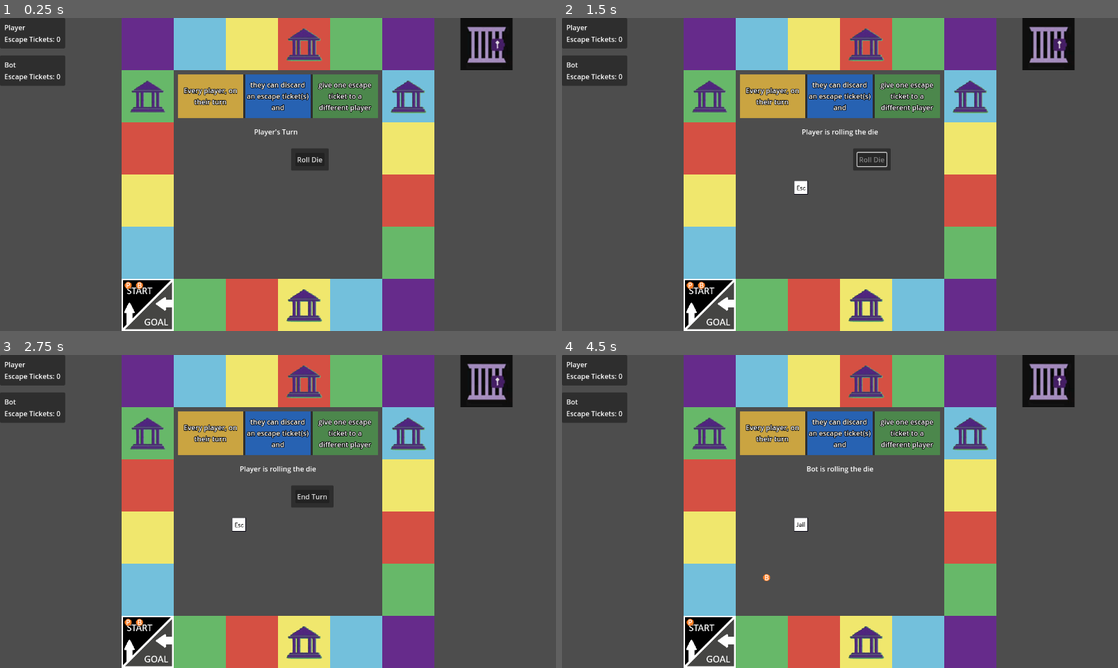
Above: before the commit, frames 1-4 (two rows, left to right).
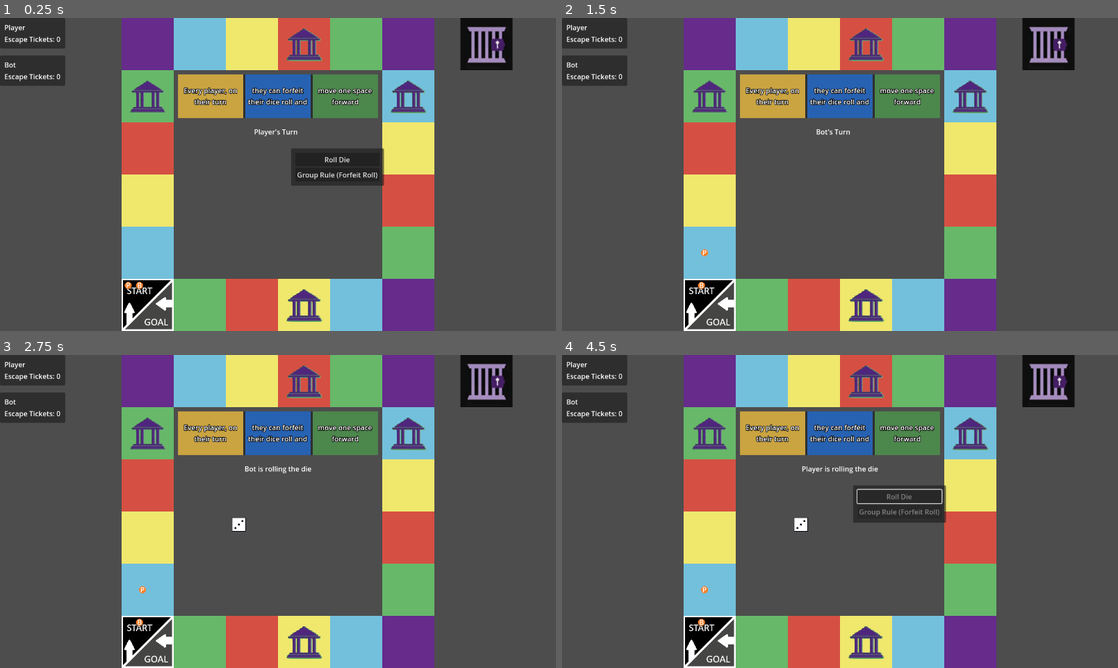
Above: after the commit, the same moments.

Repository: tjfeldman/RulesRace
Game: Godot game, scene res://rules_race_board.tscn
The game is run twice, just before and just after one commit, with the same random seed, the same clock (stepped at 60 frames per second) and the same inputs.
Inputs (mouse positions are in pixels of both pictures, inside the frame that each line leads up to):
- Up to frame 1 (0.25 s): no input
- Up to frame 2 (1.5 s): click (901, 174) at 0.5 s, where only the run after the commit has a clickable "Group Rule (Forfeit Roll)"; click (873, 158) at 1.25 s, where only the run before the commit has a clickable "Roll Die"
- Up to frame 3 (2.75 s): move the mouse to (400, 495) at 2.02 s; click (400, 495) at 2.17 s
- Up to frame 4 (4.5 s): click (873, 495) at 2.75 s, where only the run before the commit has a clickable "End Turn"; click (901, 495) at 3.5 s, where only the run after the commit has a clickable "Roll Die"; tap Enter at 4.25 s; move the mouse to (728, 527) at 4.27 s; click (728, 527) at 4.42 s

The runs differ from the first frame. In frame 1, 2.8% of the frame differs, in the area x 44-70%, y 20-54%; in frame 2, 2.0%; in frame 3, 2.0%; in frame 4, 3.4%, in the area x 22-70%, y 20-87%.

Commit message:
Added GroupAction for forfeiting roll for effect. Update actions after turnState is updated. When turnState is EndTurn, the player has no other options except EndTurn. Cleaned up Main.gd check for landing on office space.
Signed-off-by: Tyler Feldman <tyler.feldman148@gmail.com>

Diff:
--- a/scripts/ActionManager.gd
+++ b/scripts/ActionManager.gd
@@ -30,6 +30,7 @@
 	Events.start_turn.connect(_next_turn);
 	Events.player_moved.connect(_player_moved);
 	Events.gain_die_roll.connect(_gain_die);
+	Events.forfeit_die_roll.connect(_forfeit_die);
 	Events.group_rule_finished.connect(_show_actions);
 	Events.update_group_action.connect(_update_group_action);
 
@@ -134,19 +135,24 @@
 	if _currentTurnState == TurnState.OVER:
 		return;
 
-	_show_actions();
 	if _currentDieToRoll == Dice.Type.NONE:
 		_currentTurnState = TurnState.END;
 	else:
 		_currentTurnState = TurnState.CAN_ROLL;
+	_show_actions();
+
+func _forfeit_die():
+	_currentDieToRoll = Dice.Type.NONE;
+	_currentTurnState = TurnState.END;
 
 func _show_actions():
 	_enable_all_actions();
-	escape.visible = _player_can_escape_jail();
-	dice.visible = _currentDieToRoll == Dice.Type.NORMAL;
-	special.visible = _currentDieToRoll == Dice.Type.SPECIAL;
-	group.visible = _currentGroupAction.isValid() and _currentGroupAction.canPay(PlayerManager.getCurrentTurnPlayer());
-	end.visible = _currentDieToRoll == Dice.Type.NONE;
+	var endOfTurn = _currentTurnState == TurnState.END;
+	escape.visible = _player_can_escape_jail() and not endOfTurn;
+	dice.visible = _currentDieToRoll == Dice.Type.NORMAL and not endOfTurn;
+	special.visible = _currentDieToRoll == Dice.Type.SPECIAL and not endOfTurn;
+	group.visible = _currentGroupAction.isValid() and _currentGroupAction.canPay(PlayerManager.getCurrentTurnPlayer()) and not endOfTurn;
+	end.visible = endOfTurn;
 
 func _update_group_action(groupAction: GroupAction):
 	_currentGroupAction = groupAction;
--- a/scripts/Events.gd
+++ b/scripts/Events.gd
@@ -26,5 +26,6 @@
 
 #Group Rule Events
 signal group_rule_finished();
+signal forfeit_die_roll();
 signal perform_rule_effect(player: Player);
 signal update_group_action(action: GroupAction);
--- a/scripts/GroupAction.gd
+++ b/scripts/GroupAction.gd
@@ -5,6 +5,7 @@
 	NONE,
 	MOVE_BACK,
 	TICKET,
+	DIE
 }
 
 var _action_cost_type: CostType;
@@ -16,6 +17,8 @@
 			_action_cost_type = CostType.MOVE_BACK;
 		GroupRules.Trigger.DISCARD_TICKET:
 			_action_cost_type = CostType.TICKET;
+		GroupRules.Trigger.FORFEIT_DIE:
+			_action_cost_type = CostType.DIE;
 		_:
 			_action_cost_type = CostType.NONE;
 	_action_effect = effect;
@@ -31,6 +34,9 @@
 				return !player.isInJail() and player.getBoardPosition() >= 2;
 			CostType.TICKET:
 				return player.getEscapeTicketCount() >= (2 if _action_effect == GroupRules.Effect.TRANSFER_TICKET else 1);
+			CostType.DIE:
+				#If the turn state is the start of turn, then the player can forfeit that die roll
+				return ActionManager.getCurrentTurnState() == ActionManager.TurnState.START;
 			_:
 				return true;
 	else:
@@ -42,8 +48,10 @@
 			return "(-2 Spaces)";
 		CostType.TICKET:
 			return "(-1 Ticket)";
+		CostType.DIE:
+			return "(Forfeit Roll)";
 		_:
-			return "(Cost)"
+			return "(Cost)";
 
 func performAction(player: Player):
 	#pay the cost, then perform effect
@@ -52,4 +60,6 @@
 			player.movePlayerXSpaces(-2);
 		CostType.TICKET:
 			player.removeEscapeTicket();
+		CostType.DIE:
+			Events.emit_signal("forfeit_die_roll");
 	Events.emit_signal("perform_rule_effect", player);
--- a/scripts/GroupRuleSelector.gd
+++ b/scripts/GroupRuleSelector.gd
@@ -68,8 +68,8 @@
 func random_rule():
 	#select random group rules
 	selectedWhenRule = whenGroupButtons[0];
-	selectedTriggerRule = triggerGroupButtons[6];
-	selectedEffectRule = effectGroupButtons[2];
+	selectedTriggerRule = triggerGroupButtons[7];
+	selectedEffectRule = effectGroupButtons[0];
 
 	#toggle selected
 	selectedWhenRule.button_pressed = true;
--- a/scripts/Main.gd
+++ b/scripts/Main.gd
@@ -32,7 +32,7 @@
 	turn_status.text = "%s's Turn" % PlayerManager.getCurrentTurnPlayer().playerName;
 	Events.emit_signal("start_turn");
 
-func promptForOfficeReward(player: Player):
+func _prompt_for_office_reward(player: Player):
 	var picked;
 	if !player.isBot():
 		var officeChoiceBox = preload("res://scenes/officeChoice.tscn");
@@ -74,13 +74,10 @@
 			if !currentPlayer.isInJail():
 				turn_status.text = "%s is moving %s spaces" %[currentPlayer.playerName, roll];
 				await currentPlayer.movePlayerXSpaces(roll);
-
-				if currentPlayer.hasFinished():
-					pass;#Player has won, no need to do anything more
-				#check if the tile landed on is an office space if group rule didn't triggered
-				elif board.isOfficeSpace(currentPlayer.getBoardPosition()):
+				#if player moves onto office space via roll, then they can pick an office space reward
+				if board.isOfficeSpace(currentPlayer.getBoardPosition()):
 					turn_status.text = "%s landed on office" %currentPlayer.playerName;
-					await promptForOfficeReward(currentPlayer);
+					await _prompt_for_office_reward(currentPlayer);
 			Events.emit_signal("player_moved", false);
 
 
Not shown, changed: README.md
